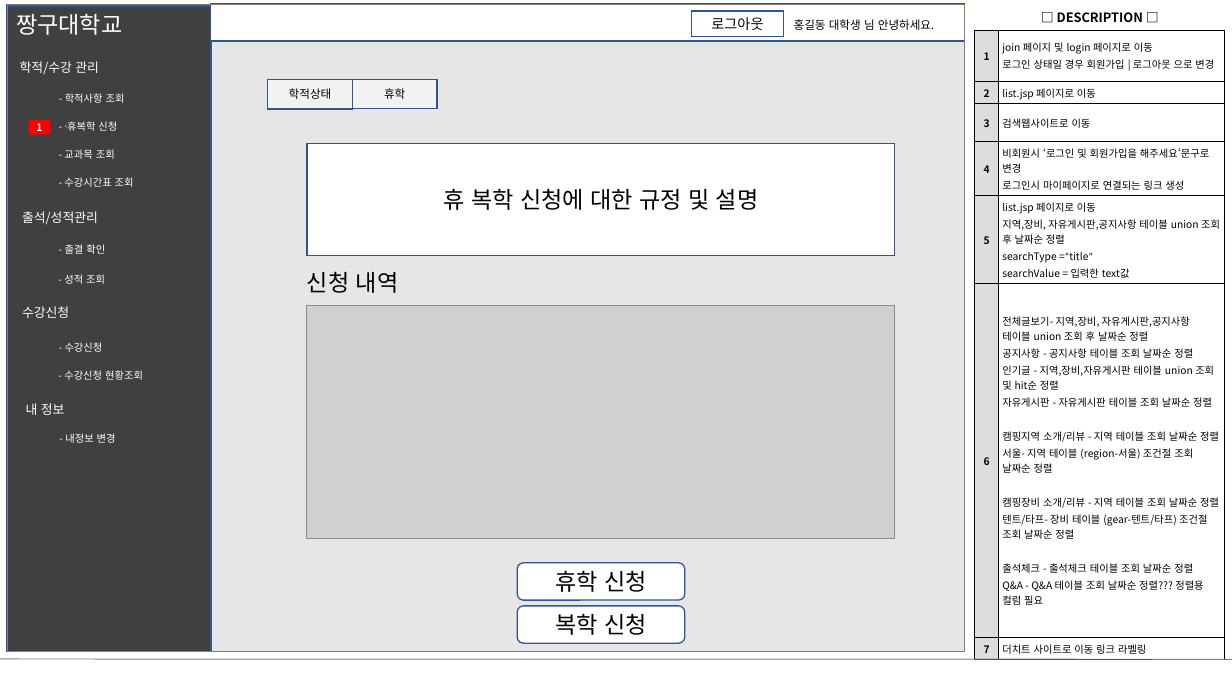
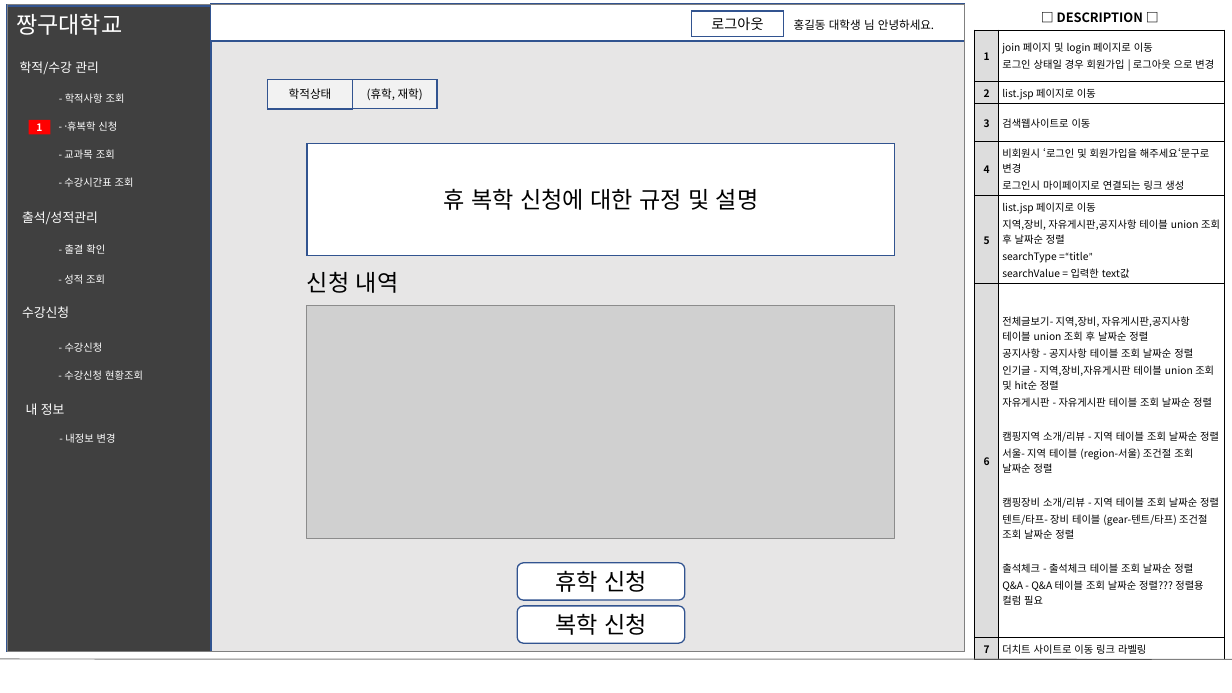
Before and after one commit to stacktack2/second_team_project, a slide deck: slide 5 of 04.산출물 제출/03.화면 설계서/화면설계서v2.pptx (slide 4 before the commit). Drawn at 1232x693 pixels with LibreOffice and Linux fonts; fonts in the diff are those of the drawing; grey boxes stand for pictures. Boxes give left, top, right and bottom in pixels: in the first picture for what was removed or moved away, otherwise in the second. Text is boxed around its words. In the diff, an @@ line names an element or a change of style, - is before the commit and + after.

```diff
--- a/04.산출물 제출/03.화면 설계서/화면설계서v2.pptx
+++ b/04.산출물 제출/03.화면 설계서/화면설계서v2.pptx
@@ text in rectangle at [367, 88, 423, 100]: text changed @@
-휴학
+(휴학, 재학)
```
Also in this commit, not shown: 10 other slides changed, 5 slides added, 2 slides removed, 3 other files.
